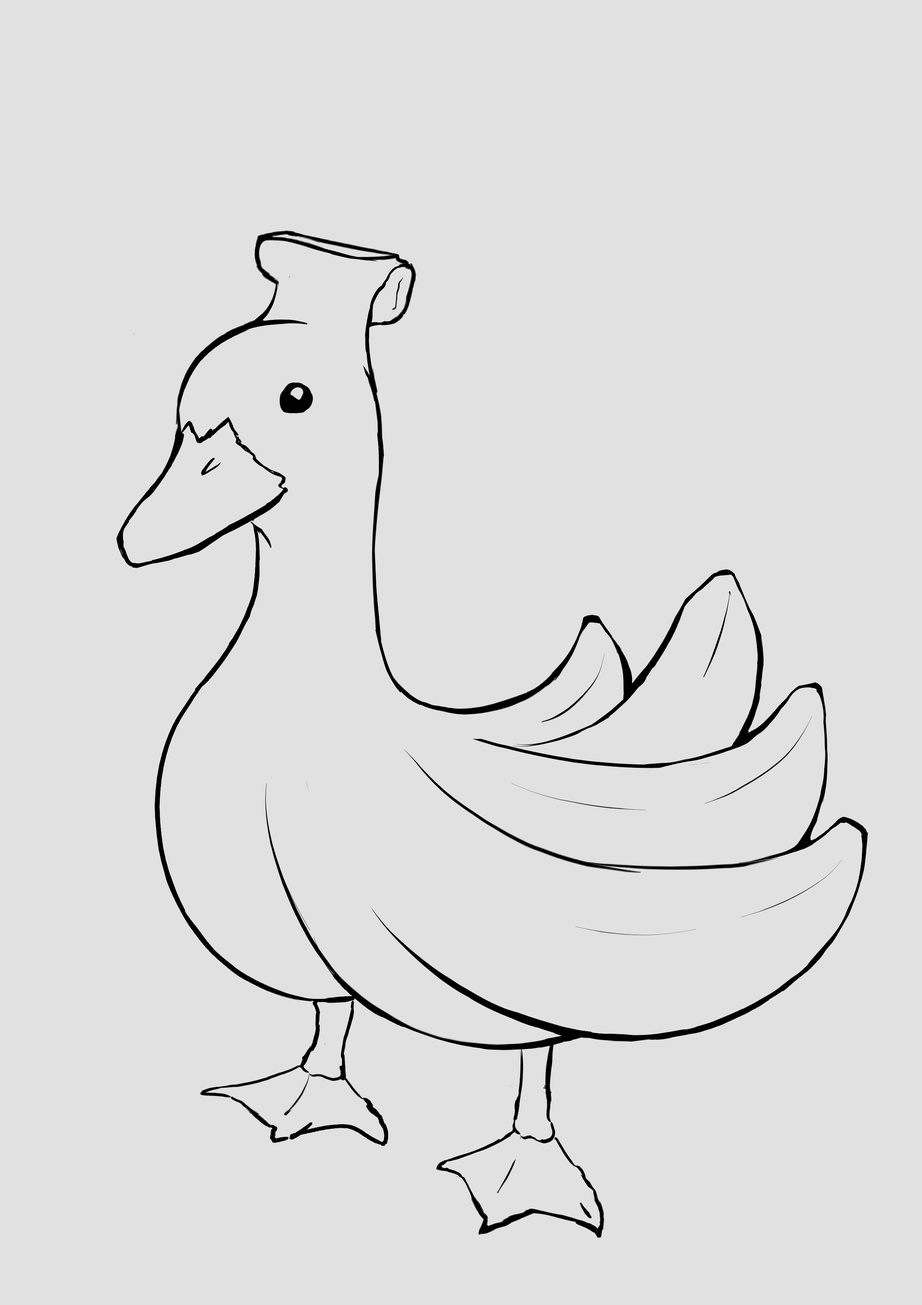
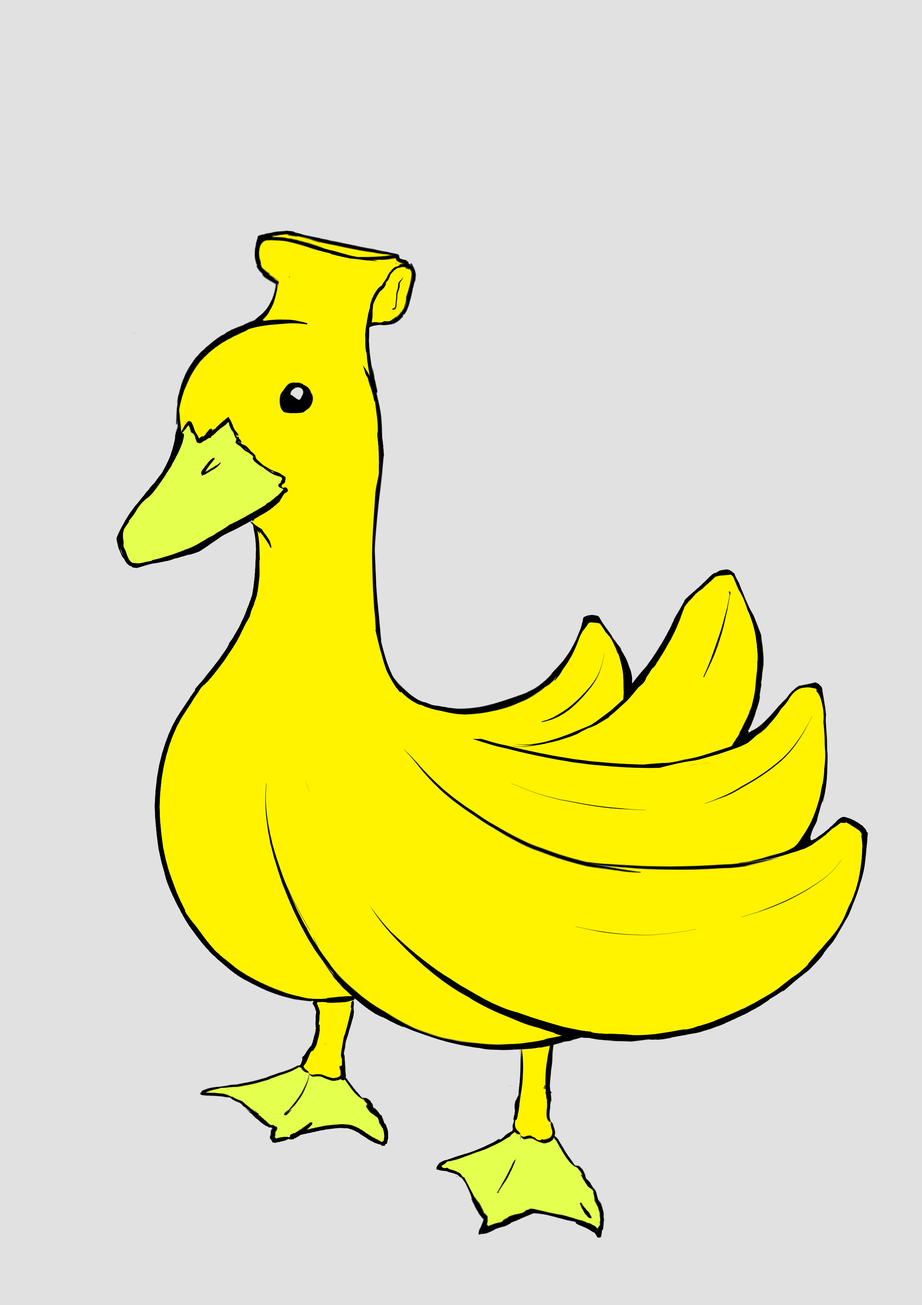
Layered file, before and after one edit (922 x 1305). Changes by layer:
painted on "Capa de pintura 1 Fusionadas" over (x1=229, y1=1095, x2=557, y2=1140)
added layer "patas" above "pico" over (x1=122, y1=421, x2=602, y2=1229)
added layer "pico" above "cuerpo" over (x1=123, y1=422, x2=284, y2=564)
added layer "cuerpo" above "Fondo" over (x1=159, y1=233, x2=864, y2=1045)
painted on "Fondo" over (x1=123, y1=422, x2=264, y2=564)
